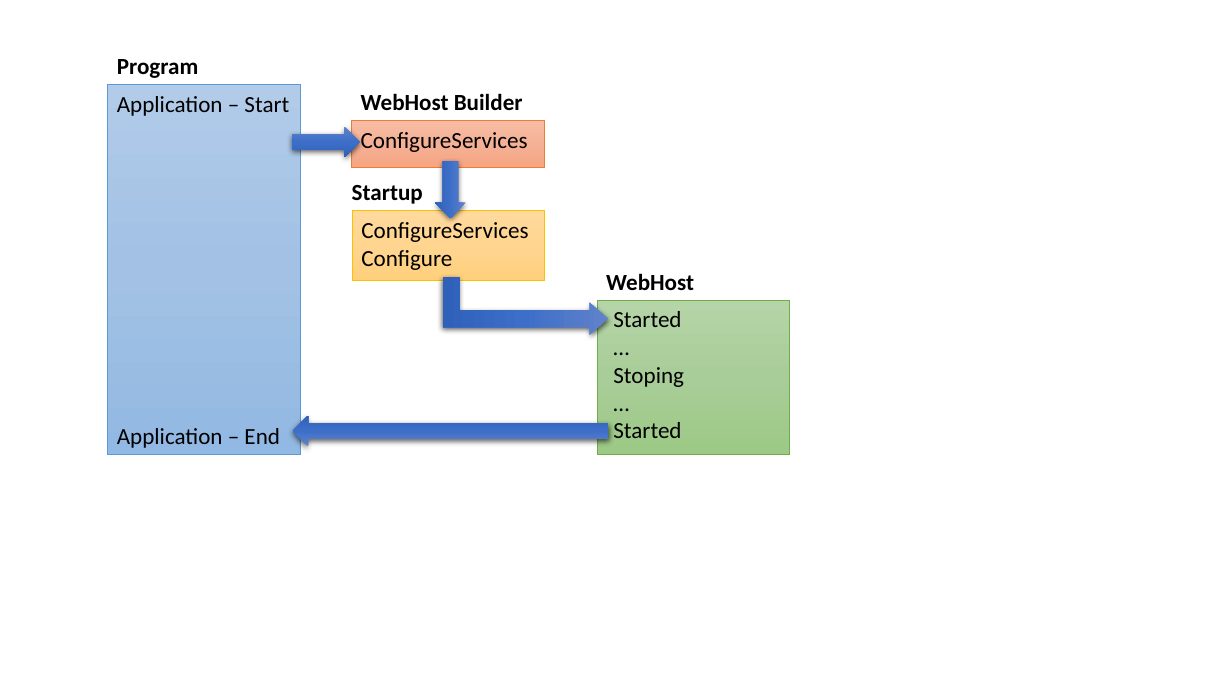
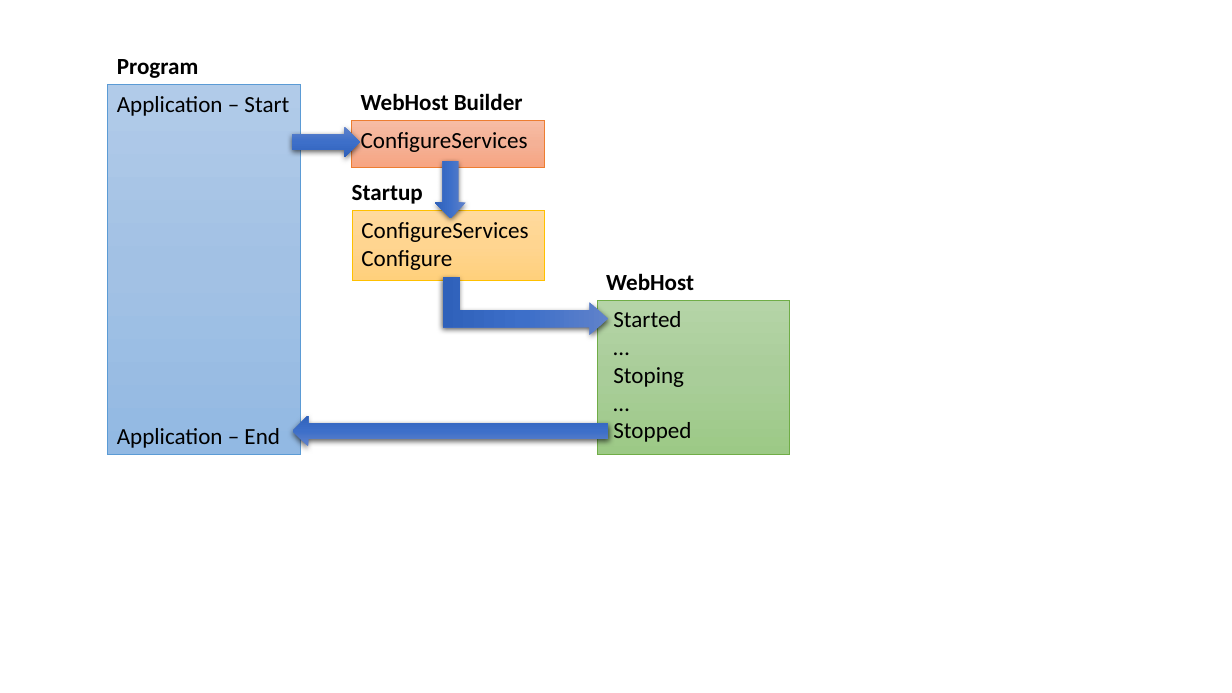
Before and after one commit to johnwu1114/blog-johnwu-cc, a slide deck: slide 4 of source/_assets/ironman.pptx. Drawn at 1232x693 pixels with LibreOffice and Linux fonts; fonts in the diff are those of the drawing. Boxes give left, top, right and bottom in pixels: in the first picture for what was removed or moved away, otherwise in the second. Text is boxed around its words. In the diff, an @@ line names an element or a change of style, - is before the commit and + after.

```diff
--- a/source/_assets/ironman.pptx
+++ b/source/_assets/ironman.pptx
@@ text in rectangle at (613, 422, 691, 442): text changed @@
-Started
+Stopped
```
Also in this commit, not shown: 3 other files.
